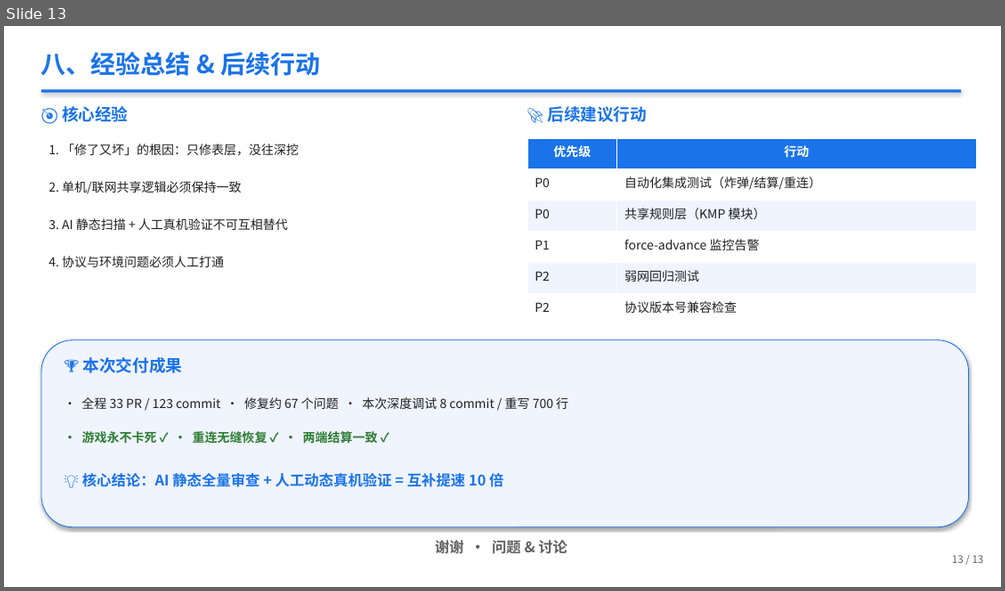
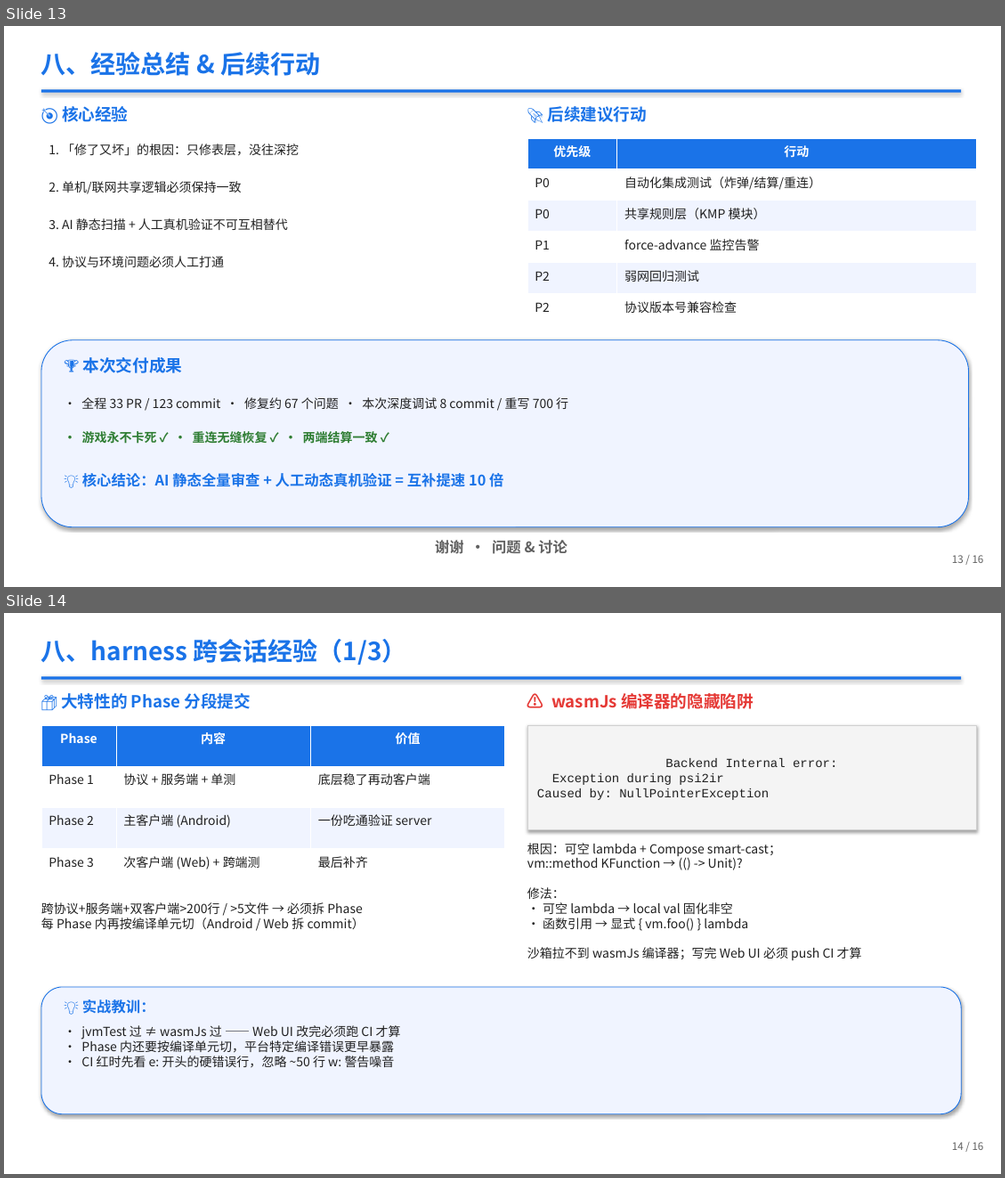
Before and after one commit to berming/AndroidAPP, a slide deck: docs/dev_summary.pptx. Shown one above the other, each under a label of ours: slide 13 before the commit, slides 13 and 14 after it. The pictures are 1005x591 and 1005x1178 pixels, drawn with LibreOffice and Linux fonts; fonts in the diff are those of the drawing. Boxes give left, top, right and bottom in pixels: in the first picture for what was removed or moved away, otherwise in the second. Text is boxed around its words. In the diff, an @@ line names an element or a change of style, - is before the commit and + after.

```diff
--- a/docs/dev_summary.pptx
+++ b/docs/dev_summary.pptx
@@ slide 14 added at (4, 613, 1001, 1174), background #FFFFFF @@
@@ text added at (41, 639, 407, 665), 24 pt, text #1A73E8, bold @@
+八、harness 跨会话经验（1/3）
@@ rectangle added at (41, 676, 961, 680), fill #1A73E8 @@
@@ text added at (61, 693, 251, 709), 16 pt, text #1A73E8, bold @@
+📦 大特性的 Phase 分段提交
@@ text added at (551, 693, 753, 709), 16 pt, text #E53935, bold @@
+⚠️ wasmJs 编译器的隐藏陷阱
@@ table added at (41, 725, 505, 890), 4 rows, 3 columns @@
+Phase | 内容 | 价值
+Phase 1 | 协议 + 服务端 + 单测 | 底层稳了再动客户端
+Phase 2 | 主客户端 (Android) | 一份吃通验证 server
+Phase 3 | 次客户端 (Web) + 跨端测 | 最后补齐
@@ rectangle added at (527, 725, 976, 830), fill #F4F4F4, outline #D0D0D0 0.75 pt, 12 pt, text #202020 @@
+Backend Internal error:
+Exception during psi2ir
+Caused by: NullPointerException
@@ text added at (527, 843, 862, 960), 12 pt, text #202020 @@
+根因：可空 lambda + Compose smart-cast；
+vm::method KFunction → (() -> Unit)?
+修法：
+• 可空 lambda → local val 固化非空
+• 函数引用 → 显式 { vm.foo() } lambda
+沙箱拉不到 wasmJs 编译器；写完 Web UI 必须 push CI 才算
@@ text added at (41, 902, 364, 929), 12 pt, text #202020 @@
+跨协议+服务端+双客户端>200行 / >5文件 → 必须拆 Phase
+每 Phase 内再按编译单元切（Android / Web 拆 commit）
@@ rounded rectangle added at (41, 987, 961, 1114), fill #F0F4FF, outline #1A73E8 0.75 pt @@
@@ text added at (82, 999, 155, 1013), 14 pt, text #1A73E8, bold @@
+💡 实战教训：
@@ text added at (81, 1025, 401, 1068), 12 pt, text #202020 @@
+• jvmTest 过 ≠ wasmJs 过 —— Web UI 改完必须跑 CI 才算
+• Phase 内还要按编译单元切，平台特定编译错误更早暴露
+• CI 红时先看 e: 开头的硬错误行，忽略 ~50 行 w: 警告噪音
@@ text added at (952, 1142, 984, 1150), 10 pt, text #606060 @@
+14 / 16
@@ slide 13 changed as well @@
@@ text at (952, 555, 984, 563): text changed @@
-13 / 13
+13 / 16
```
Also in this commit, not shown: 11 other slides changed, 2 other slides added, 2 other files.
